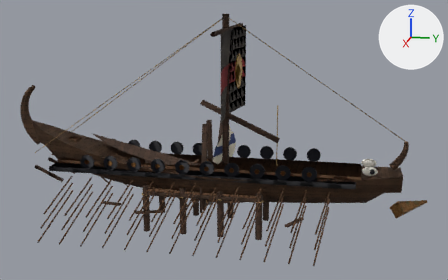
What one commit did to the glTF model ostatni-legion/maps/modele/Port.glb.
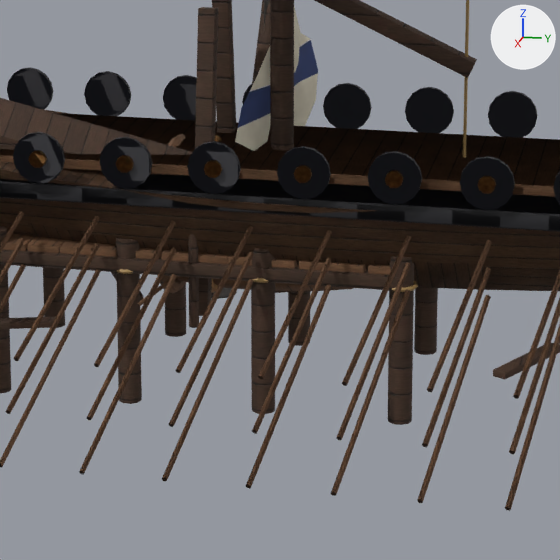
Old and new are each drawn whole from a 50 mm lens placed at (62.2, 14.2, 22.7), pointed at (0.2, 1.9, 7.2) and again close up on the part from 33% to 68% of the width and 43% to 99% of the height. The axes (+X, +Y, +Z) are drawn at upper right. The lights are the same throughout. The older version's two pictures come first. Where no turn or scale is listed for an object, it has been applied to the vertices.

Names of what the first close-up shows: 'dzwig_portowy__wood_dark', 'pomost__wood', 'pomost__wood_dark', 'sieci_rybackie__wood_dark', 'trirema_czarna__bronze', 'trirema_czarna__hull_paint', 'trirema_czarna__shield(60, 60, 64)', 'trirema_czarna__wood', 'trirema_czarna__wood_dark', 'trirema_czarna__wood_ship', 'wrak_statku__sail_white', 'wrak_statku__wood_dark' and 7 more.
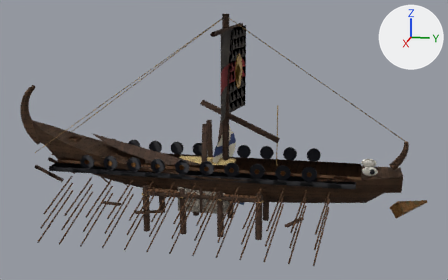
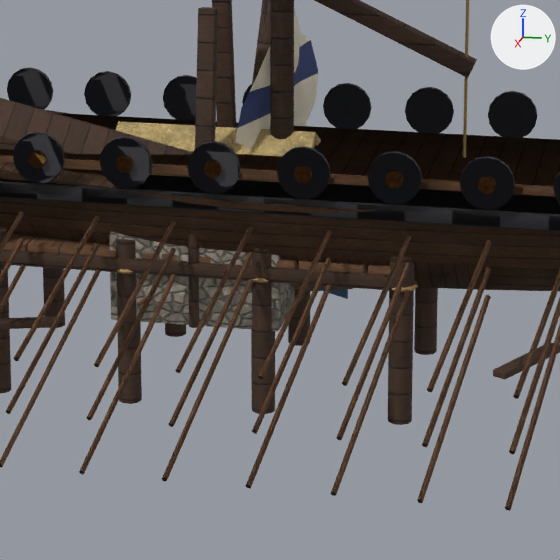
What changed in the scene script:
```text
Add img_wood_painted_blue_col:
    img_wood_painted_blue_col = load_image('wood_painted_blue_col', '_unpacked/wood_painted_blue_col', 512, 512, 'sRGB')
Add img_wood_painted_blue_nrm:
    img_wood_painted_blue_nrm = load_image('wood_painted_blue_nrm', '_unpacked/wood_painted_blue_nrm', 512, 512, 'Non-Color')
Add img_wall_rubble_col:
    img_wall_rubble_col = load_image('wall_rubble_col', '_unpacked/wall_rubble_col', 512, 512, 'sRGB')
Add img_wall_rubble_nrm:
    img_wall_rubble_nrm = load_image('wall_rubble_nrm', '_unpacked/wall_rubble_nrm', 512, 512, 'Non-Color')
Add img_straw_col:
    img_straw_col = load_image('straw_col', '_unpacked/straw_col', 512, 512, 'sRGB')
Add img_straw_nrm:
    img_straw_nrm = load_image('straw_nrm', '_unpacked/straw_nrm', 512, 512, 'Non-Color')
Add mat_t_wood_painted_blue:
    mat_t_wood_painted_blue = bpy.data.materials.new('T_wood_painted_blue')
    # uses the picture img_wood_painted_blue_col
    # uses the picture img_wood_painted_blue_nrm
Add mat_t_wall_rubble:
    mat_t_wall_rubble = bpy.data.materials.new('T_wall_rubble')
    # uses the picture img_wall_rubble_col
    # uses the picture img_wall_rubble_nrm
Add mat_t_straw:
    mat_t_straw = bpy.data.materials.new('T_straw')
    # uses the picture img_straw_col
    # uses the picture img_straw_nrm
Add me_lodz_odwrocona__t_wood_painted_blue:
    me_lodz_odwrocona__t_wood_painted_blue.from_pydata(...)  # 66 vertices, 120 faces; spans x -1.39..1.39, y -4.0..4.0, z 0.05..2.33
    me_lodz_odwrocona__t_wood_painted_blue.materials.append(mat_t_wood_painted_blue)
Add me_chata_rybacka__t_wall_rubble:
    me_chata_rybacka__t_wall_rubble.from_pydata(...)  # 56 vertices, 108 faces; spans x -3.0..3.0, y -2.5..2.5, z 0.0..3.6
    me_chata_rybacka__t_wall_rubble.materials.append(mat_t_wall_rubble)
Add me_chata_rybacka__t_straw:
    me_chata_rybacka__t_straw.from_pydata(...)  # 112 vertices, 216 faces; spans x -3.15..3.15, y -3.0..3.0, z 3.23..5.17
    me_chata_rybacka__t_straw.materials.append(mat_t_straw)
Add ob_lodz_odwrocona__wood_painted_blue:
    ob_lodz_odwrocona__wood_painted_blue = bpy.data.objects.new('lodz_odwrocona__wood_painted_blue', me_lodz_odwrocona__t_wood_painted_blue)
    ob_lodz_odwrocona__wood_painted_blue.location = (0.0, 0.0, 0.0)
Add ob_chata_rybacka__wall_rubble:
    ob_chata_rybacka__wall_rubble = bpy.data.objects.new('chata_rybacka__wall_rubble', me_chata_rybacka__t_wall_rubble)
    ob_chata_rybacka__wall_rubble.location = (0.0, 0.0, 0.0)
Add ob_chata_rybacka__straw:
    ob_chata_rybacka__straw = bpy.data.objects.new('chata_rybacka__straw', me_chata_rybacka__t_straw)
    ob_chata_rybacka__straw.location = (0.0, 0.0, 0.0)
```

Boxes [x1, y1, x2, y2] around the edits, measured in the close-ups (560 x 560 px):
'chata_rybacka__wall_rubble', added
    after: [109, 232, 295, 331]
'chata_rybacka__straw', added (brown)
    after: [116, 121, 321, 182]
'lodz_odwrocona__wood_painted_blue', added (mostly hidden)
    after: [312, 287, 348, 299]
